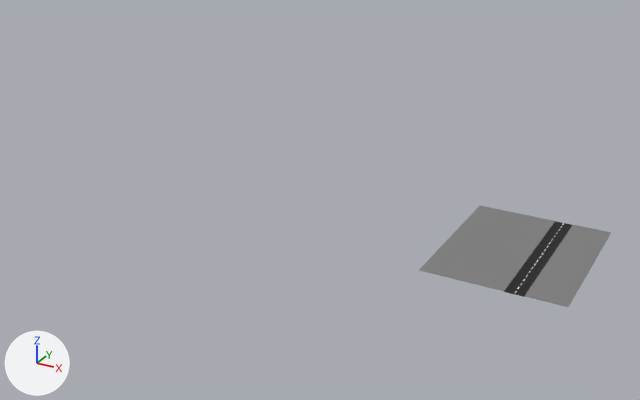
An edit to the FBX model Assets/RawAssets/Level3Floorplan.fbx, drawn before and after from the same camera.
One viewpoint serves both versions: a 50 mm lens placed at (141.0, -145.8, 77.9), pointed at (48.5, 22.4, -6.2). Arrows for +X, +Y and +Z are at lower left; the lights stay in place.

In view in the first picture: 'Level3'.
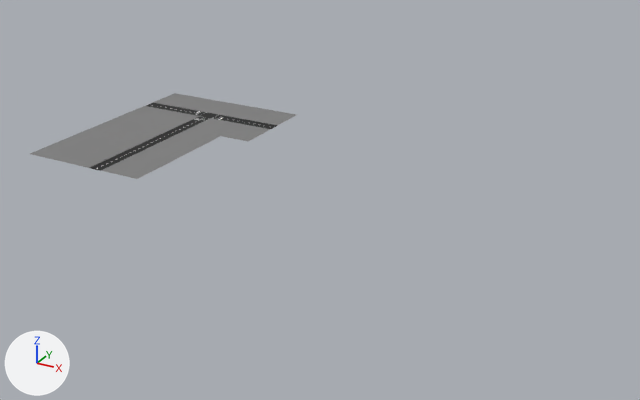
Scene script edits in JSON lines:
```json
{"block": "me_plane_008", "where": "# used by ob_level3; location = (105.1, -9.7, -0.1)"}
{"op": "remove", "block": "me_plane_008", "code": "me_plane_008.from_pydata(...)  # 127 vertices, 76 faces; spans x -18.2..9.6, y 0.0..33.7, z 0.0..0.1"}
{"op": "add", "block": "me_plane_008", "code": "me_plane_008.from_pydata(...)  # 376 vertices, 258 faces; spans x -21.3..21.3, y 0.0..58.8, z 0.0..0.1"}
{"block": "me_plane_008", "change": "me_plane_008 part 1: 12 vertices moved from x -18.2..9.6, y 0.0..25.1, z 0.1 to x -21.3..12.8, y 0.0..25.1, z 0.1; 3 vertices removed from x -18.2..9.6, y 33.7, z 0.1; 252 vertices added at x -21.3..21.3, y 33.7..58.8, z 0.0..0.1"}
{"op": "set", "path": "ob_level3.location", "old": "(105.1, -9.7, -0.1)", "new": "(0.0, 0.0, 0.0)"}
```

Pixel boxes (x1, y1, x2, y2) of what changed, in the pictures (640 x 400 px):
```json
{"object": "Level3", "change": "reshaped, moved", "before": [419, 206, 611, 307], "after": [30, 93, 297, 179], "on screen": "39% wider, 15% shorter"}
{"part": 1, "of": "me_plane_008", "change": "built on", "before": [467, 206, 611, 249], "after": [100, 93, 297, 146]}
```
